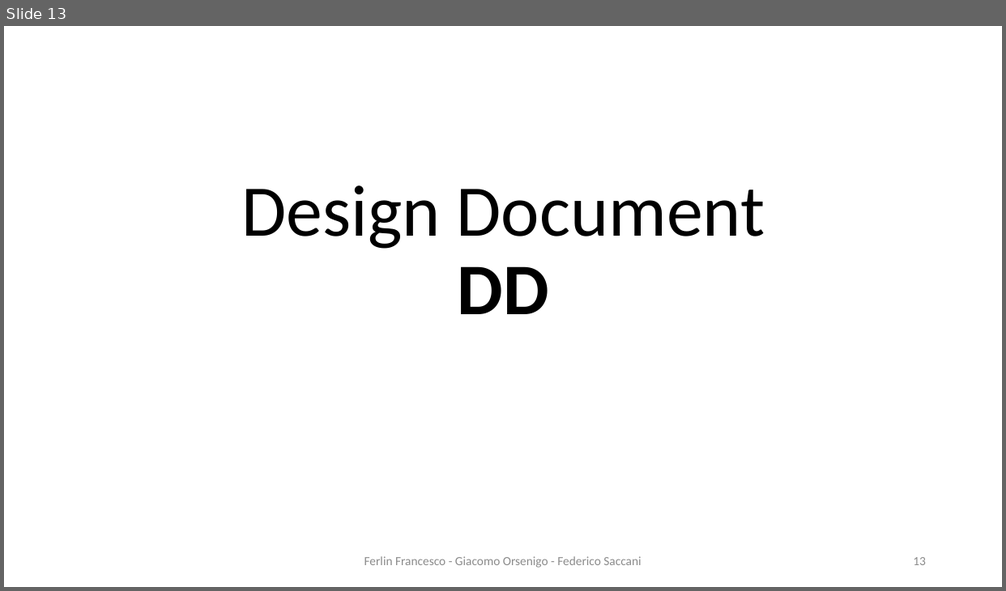
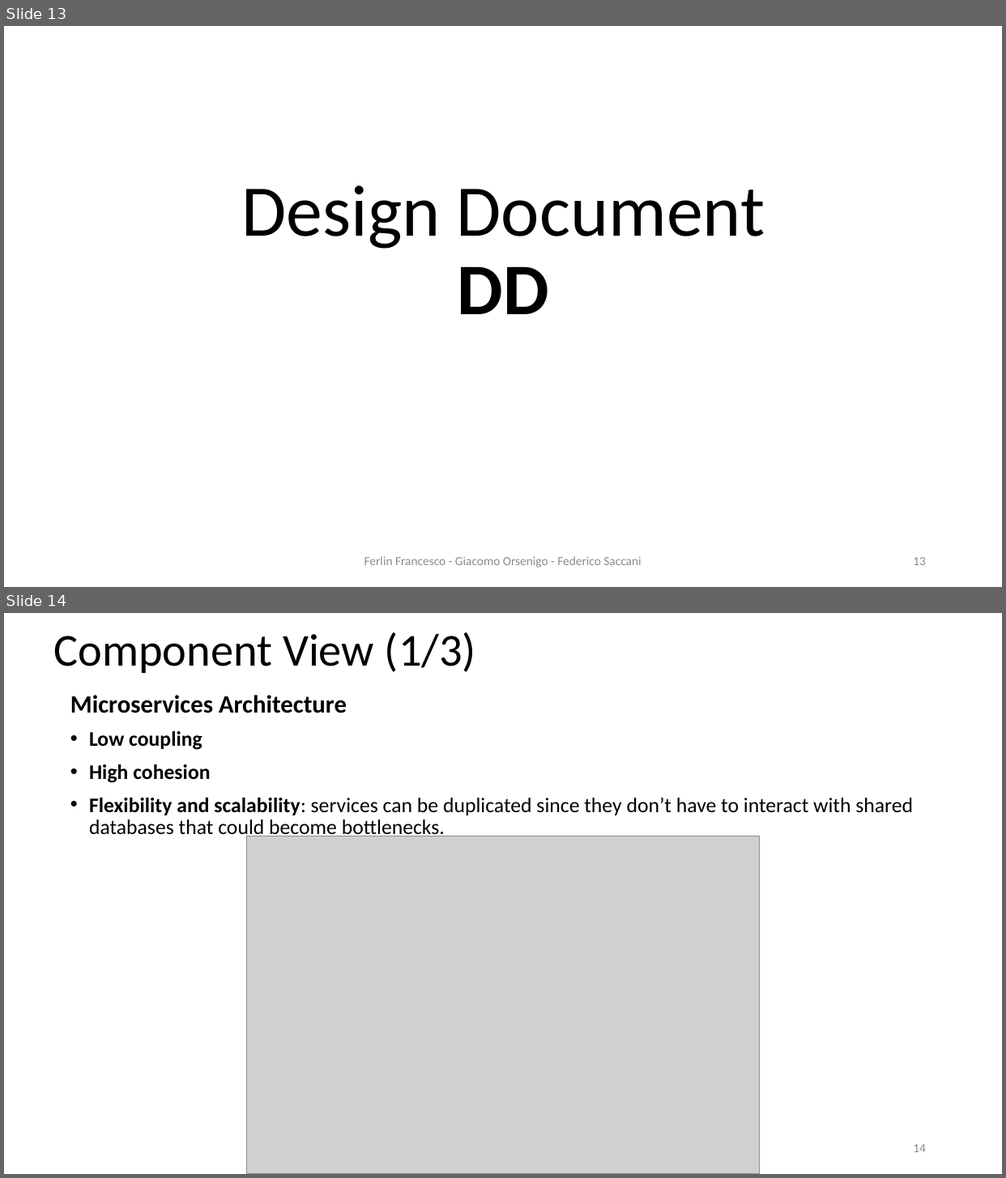
Before and after one commit to Furrrlo/CodeKataBattle, a slide deck: presentation/Presentation - Ferlin Orsenigo Saccani.pptx. Shown one above the other, each under a label of ours: slide 13 before the commit, slides 13 and 14 after it. The pictures are 1006x591 and 1006x1178 pixels, drawn with LibreOffice and Linux fonts; fonts in the diff are those of the drawing; grey boxes stand for pictures; background and template pictures are left out. Boxes give left, top, right and bottom in pixels: in the first picture for what was removed or moved away, otherwise in the second. Text is boxed around its words. In the diff, an @@ line names an element or a change of style, - is before the commit and + after.

```diff
--- a/presentation/Presentation - Ferlin Orsenigo Saccani.pptx
+++ b/presentation/Presentation - Ferlin Orsenigo Saccani.pptx
@@ slide 14 added at (x1=4, y1=613, x2=1002, y2=1174), background #FFFFFF @@
@@ title added at (x1=53, y1=632, x2=476, y2=673), 44 pt, text #000000 @@
+Component View (1/3)
@@ text added at (x1=70, y1=695, x2=913, y2=839), 20 pt, text #000000 @@
+Microservices Architecture
+• Low coupling
+• High cohesion
+• Flexibility and scalability: services can be duplicated since they don’t have to interact with shared databases that could become bottlenecks.
@@ picture added at (x1=247, y1=836, x2=760, y2=1174) @@
@@ page number added at (x1=913, y1=1144, x2=926, y2=1152), 12 pt, text #8C8C8C @@
+14
```
Also in this commit, not shown: 11 other slides added, 30 other files.
